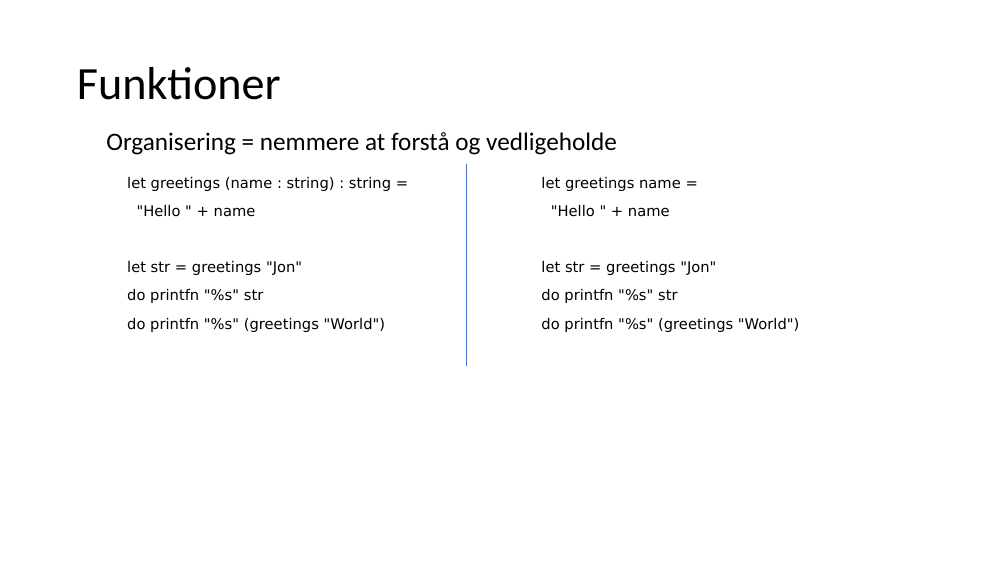
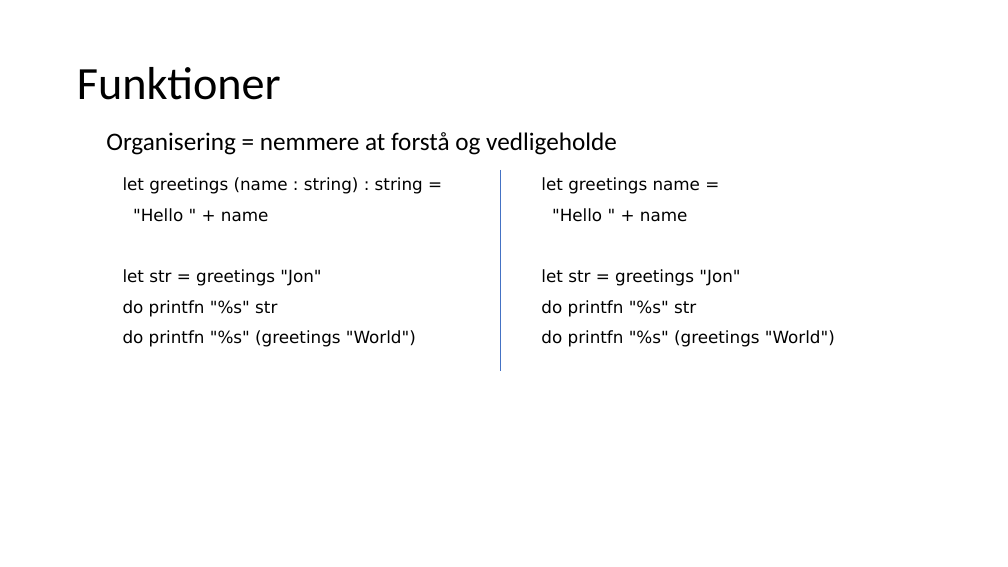
Before and after one commit to fisterloegsovs/pop22, a slide deck: slide 4 of lectures/3.2FunctionsNPrintf/lecture.pptx. Drawn at 1008x567 pixels with LibreOffice and Linux fonts; fonts in the diff are those of the drawing. Boxes give left, top, right and bottom in pixels: in the first picture for what was removed or moved away, otherwise in the second. Text is boxed around its words. In the diff, an @@ line names an element or a change of style, - is before the commit and + after.

```diff
--- a/lectures/3.2FunctionsNPrintf/lecture.pptx
+++ b/lectures/3.2FunctionsNPrintf/lecture.pptx
@@ text "let greetings (name : string) ..." at [123,177,423,347]: size 14 to 16 pt @@
@@ line moved from (466, 164) - (466, 366) to (501, 170) - (501, 371) @@
@@ text "let greetings name =" at [541,177,835,347]: size 14 to 16 pt @@
```
Also in this commit, not shown: 2 other slides changed, 7 other files.
